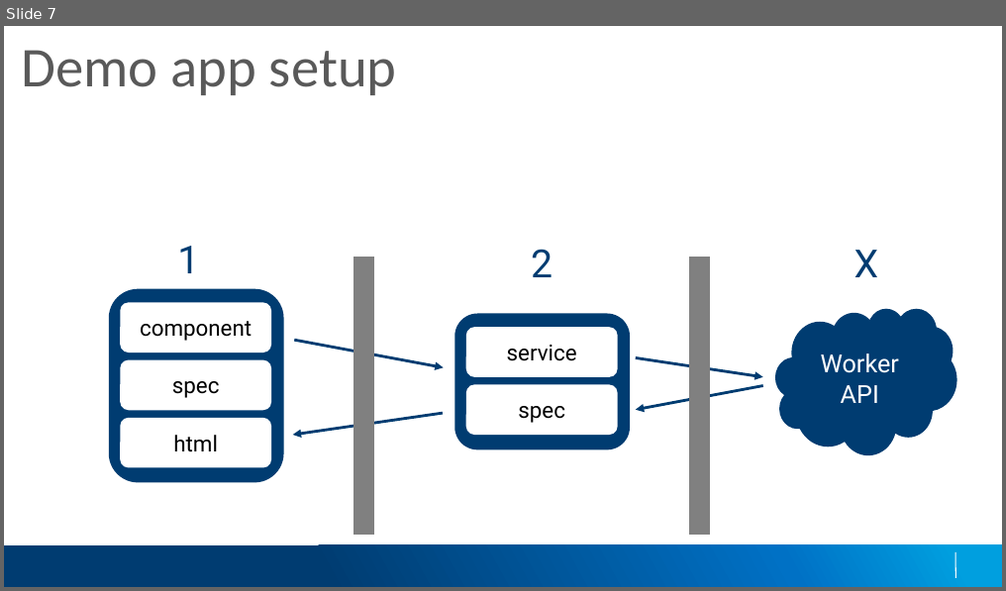
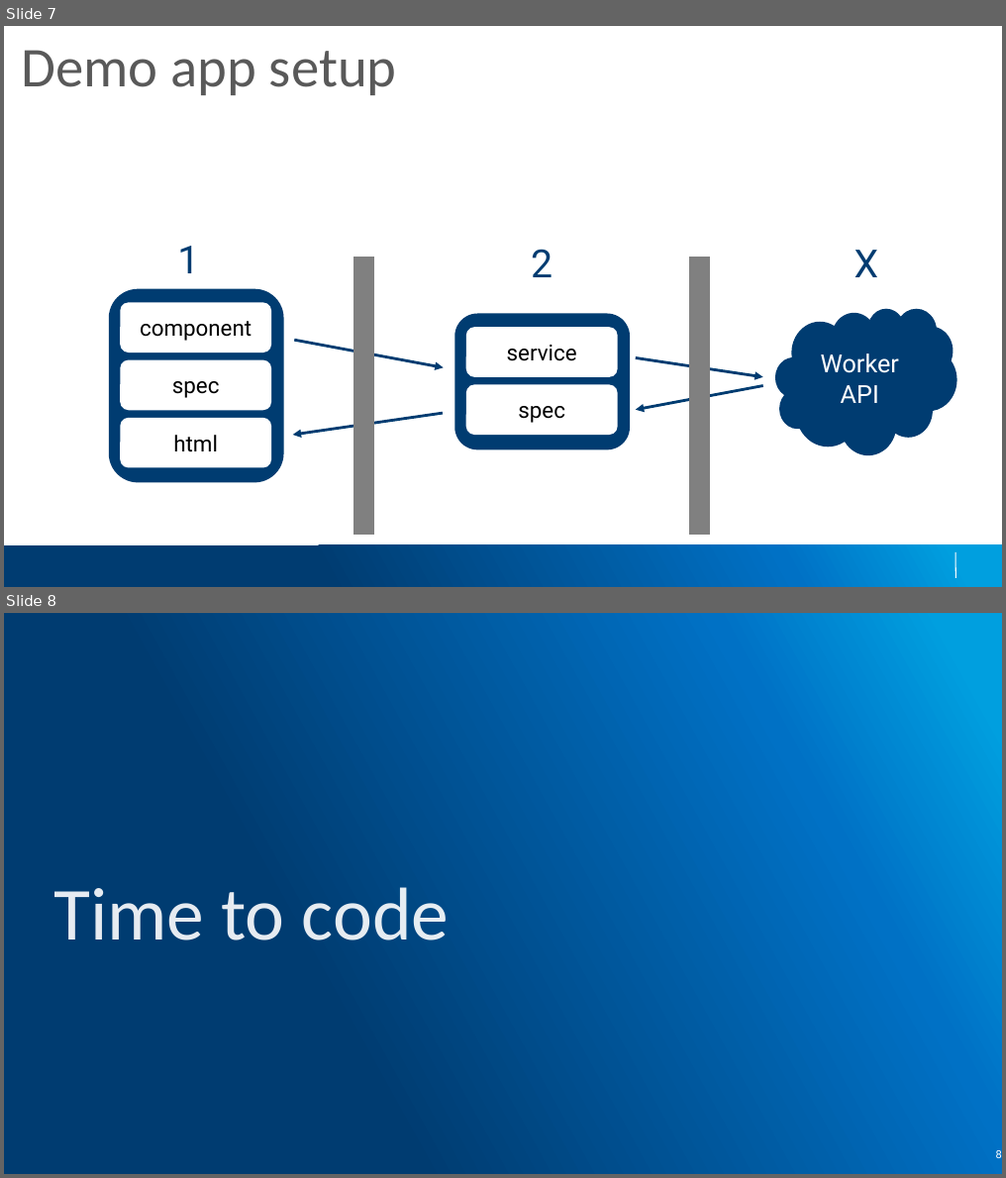
Before and after one commit to joshharrison626/Ng-TDD-Demo, a slide deck: slides/NG TDD.pptx. Shown one above the other, each under a label of ours: slide 7 before the commit, slides 7 and 8 after it. The pictures are 1006x591 and 1006x1178 pixels, drawn with LibreOffice and Linux fonts; fonts in the diff are those of the drawing; background and template pictures are left out. Boxes give left, top, right and bottom in pixels: in the first picture for what was removed or moved away, otherwise in the second. Text is boxed around its words. In the diff, an @@ line names an element or a change of style, - is before the commit and + after.

```diff
--- a/slides/NG TDD.pptx
+++ b/slides/NG TDD.pptx
@@ slide 8 added at (4,613,1002,1174), background gradient #003C71 to #0071C5 to #009FDF @@
@@ title added at (54,887,449,941), 54 pt, text #FFFFFF at 90% opacity @@
+Time to code
@@ page number added at (996,1151,1002,1158), 8 pt, text #FFFFFF @@
+8
```
Also in this commit, not shown: 5 slides changed, 3 other files.
